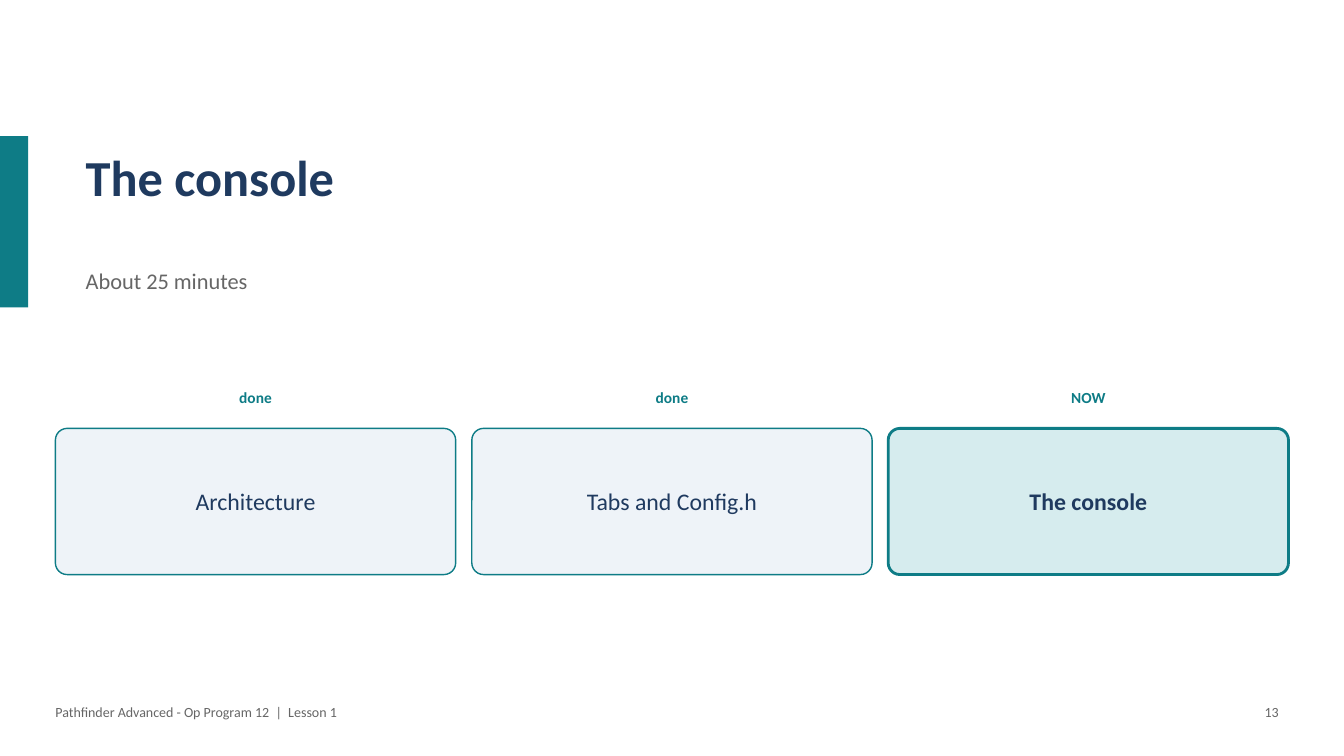
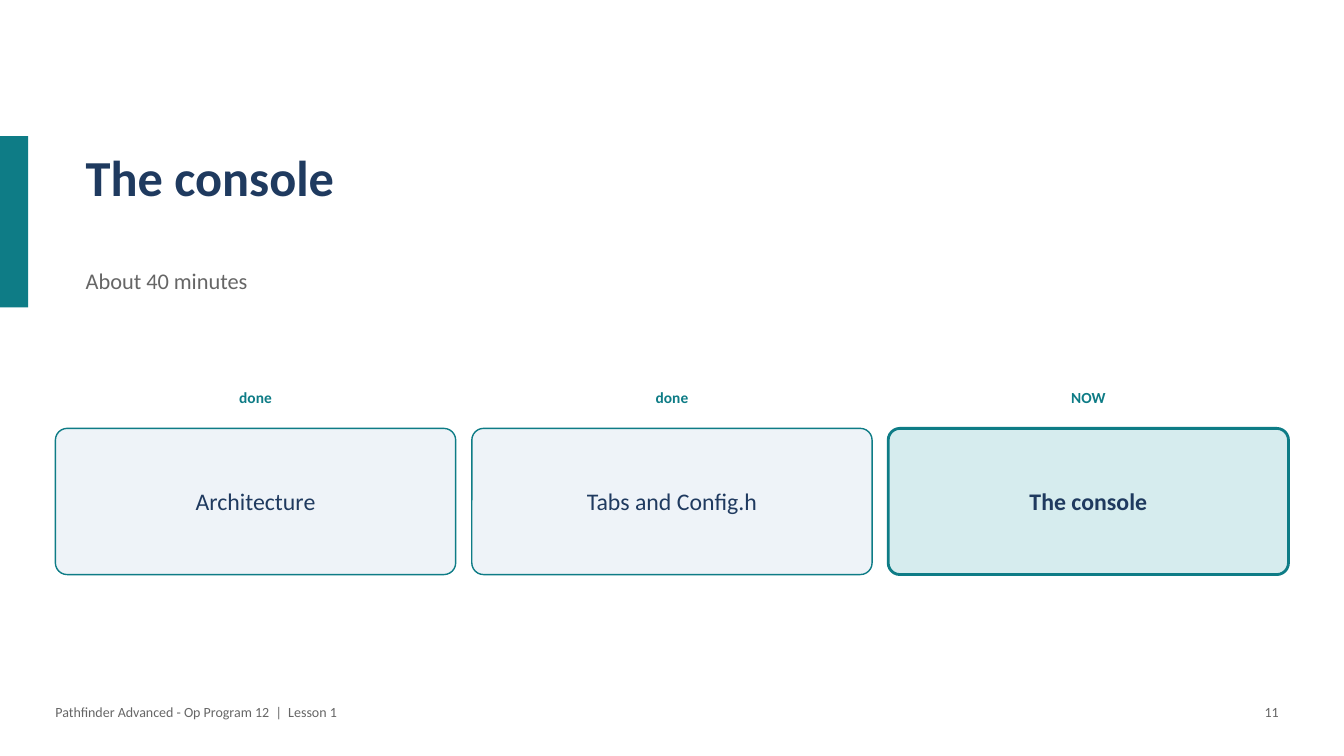
Before and after one commit to PorpoiseRobotics/porpoise-robotics, a slide deck: slide 12 of ground-vehicle/docs/courses/advanced/l1_architecture_and_toolchain.pptx (slide 14 before the commit). Drawn at 1344x756 pixels with LibreOffice and Linux fonts; fonts in the diff are those of the drawing. Boxes give left, top, right and bottom in pixels: in the first picture for what was removed or moved away, otherwise in the second. Text is boxed around its words. In the diff, an @@ line names an element or a change of style, - is before the commit and + after.

```diff
--- a/ground-vehicle/docs/courses/advanced/l1_architecture_and_toolchain.pptx
+++ b/ground-vehicle/docs/courses/advanced/l1_architecture_and_toolchain.pptx
@@ text at bbox=[86, 273, 247, 289]: text changed @@
-About 25 minutes
+About 40 minutes
@@ text at bbox=[1265, 708, 1279, 717]: text changed @@
-13
+11
```
Also in this commit, not shown: 5 other slides changed, 16 other files.
